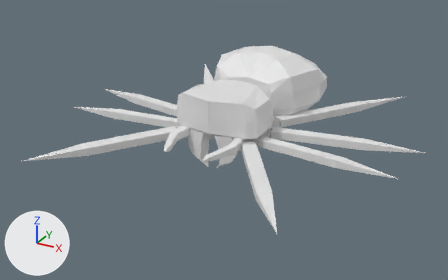
A saved change to the Blender file Enemies/JumpingSpider.blend.
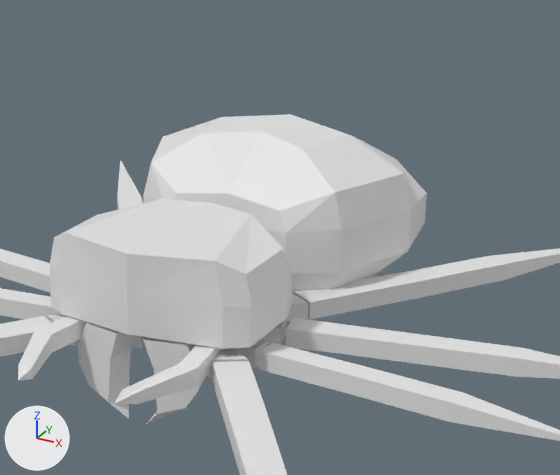
Old and new are each drawn whole from a camera (50 mm lens) standing at (7.24, -13.83, 6.43) and looking at (-0.08, -0.51, -0.23) and again close up on the part from 35% to 85% of the width and 0% to 68% of the height. Arrows for +X, +Y and +Z are at lower left; the lights stay in place. The last two pictures show the newer version.

Objects in the first close-up: 'Abdomen', 'Cephalothorax', 'Fangs', 'MiddleBackLegs', 'MiddleFrontLegs', 'Pedipalps', 'VeryBackLegs', 'VeryFronteLegs'.
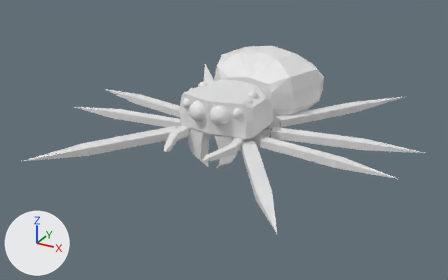
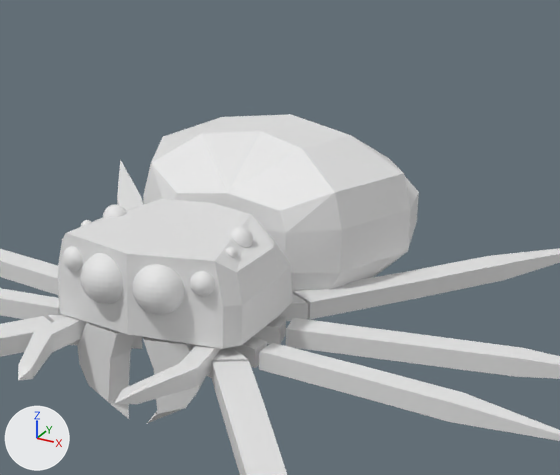
Commit message: Jumping Spider Eyes Separate Object
Added eyes as a separate object. To do: make eyes part of the cephalothorax

Boxes (x1, y1, x2, y2) around the edits, measured in the close-ups (560 x 475 px; the box of a moved part takes in the faces that stretch with it):
```json
{"object": "Abdomen", "change": "reshaped", "before": [143, 114, 427, 293], "after": [143, 114, 419, 293]}
{"object": "Eyes", "change": "added", "after": [62, 204, 253, 315]}
{"part": 1, "of": "me_cube", "change": "moved or reshaped", "before": [50, 199, 293, 349], "after": [58, 201, 293, 349]}
{"part": 2, "of": "me_plane", "change": "moved or reshaped", "before": [353, 136, 427, 250], "after": [354, 137, 419, 249]}
```

The change, as JSON lines over the scene's bpy script:
```json
{"block": "me_cube", "where": "me_cube.from_pydata(...)  # 67 vertices, 45 faces; spans x 0.0..1.17, y -1.5..0.67, z -0.04..1.2"}
{"block": "me_cube", "where": "# used by ob_cephalothorax; location = (0.0, 0.0, 0.0)"}
{"block": "me_cube", "where": "# before: 1 (1.17, -1.1, 0.3) at pixel (250, 347), 4 (1.17, -0.25, 0.3) at pixel (286, 318), 8 (1.1, -1.1, 1.06) at pixel (246, 274), 11 (1.1, -0.25, 1.05) at pixel (283, 248), 17 (1.17, -0.25, 0.72) at pixel (288, 279)"}
{"block": "me_cube", "where": "# before: 18 (1.17, -1.1, 0.73) at pixel (251, 306)"}
{"block": "me_cube", "change": "me_cube part 1"}
{"op": "add", "block": "me_cube", "code": "for i in [1, 4, 8, 11, 17, 18]: me_cube.vertices[i].co += Vector((-0.1, 0.0, 0.0))"}
{"block": "me_plane", "where": "me_plane.from_pydata(...)  # 51 vertices, 43 faces; spans x 0.0..1.63, y 0.61..3.85, z -0.26..1.7"}
{"block": "me_plane", "where": "# used by ob_abdomen; location = (0.0, -0.001, 0.0)"}
{"block": "me_plane", "where": "# before: 3 (1.23, 3.08, 0.1), 10 (1.03, 3.08, 1.1) at pixel (396, 159), 23 (0.56, 3.13, 1.25) at pixel (362, 140), 29 (1.43, 3.08, 0.74) at pixel (426, 193), 36 (1.43, 3.08, 0.38) at pixel (424, 222)"}
{"block": "me_plane", "change": "me_plane part 2"}
{"op": "add", "block": "me_plane", "code": "for i in [3, 10, 23, 29, 36]: me_plane.vertices[i].co += Vector((-0.1, 0.0, 0.0))"}
{"op": "add", "block": "me_sphere", "code": ["me_sphere = bpy.data.meshes.new('Sphere')", "me_sphere.from_pydata(...)  # a UV sphere (32 segments, 16 rings, poles along z) spanning x 0.036..0.564, y -1.65..-1.122, z 0.593..1.121; a UV sphere (32 segments, 16 rings, poles along z) spanning x 0.6..0.86, y -1.416..-1.157, z 0.828..1.088; a UV sphere (32 segments, 16 rings, poles along z) spanning x 0.6..0.86, y -0.616..-0.357, z 1.028..1.288; a UV sphere (32 segments, 16 rings, poles along z) spanning x 0.765..0.895, y -0.951..-0.822, z 1.093..1.223"]}
{"op": "add", "block": "ob_eyes", "code": ["ob_eyes = bpy.data.objects.new('Eyes', me_sphere)", "ob_eyes.location = (0.0, 0.0, 0.0)", "_m = ob_eyes.modifiers.new('Mirror', 'MIRROR')"]}
```
